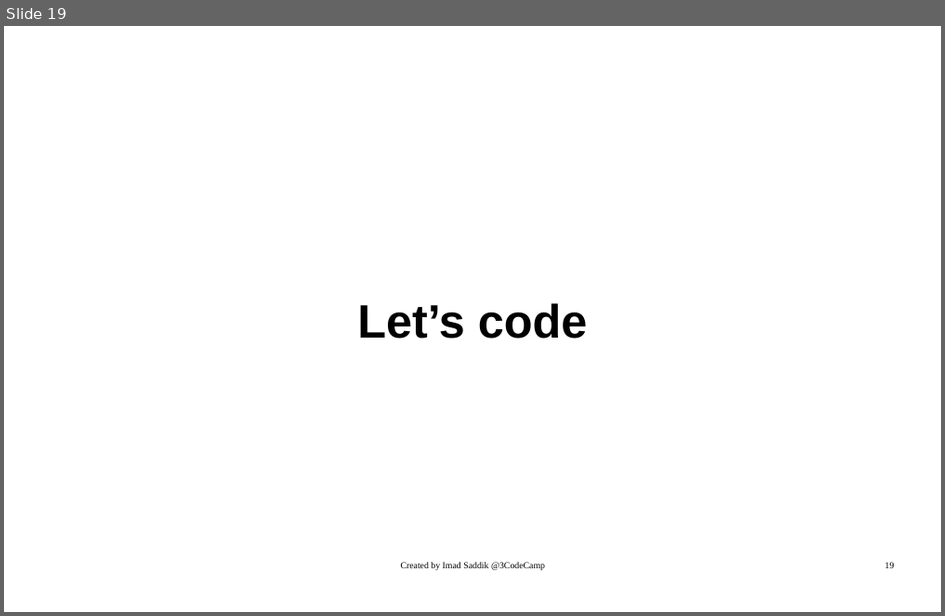
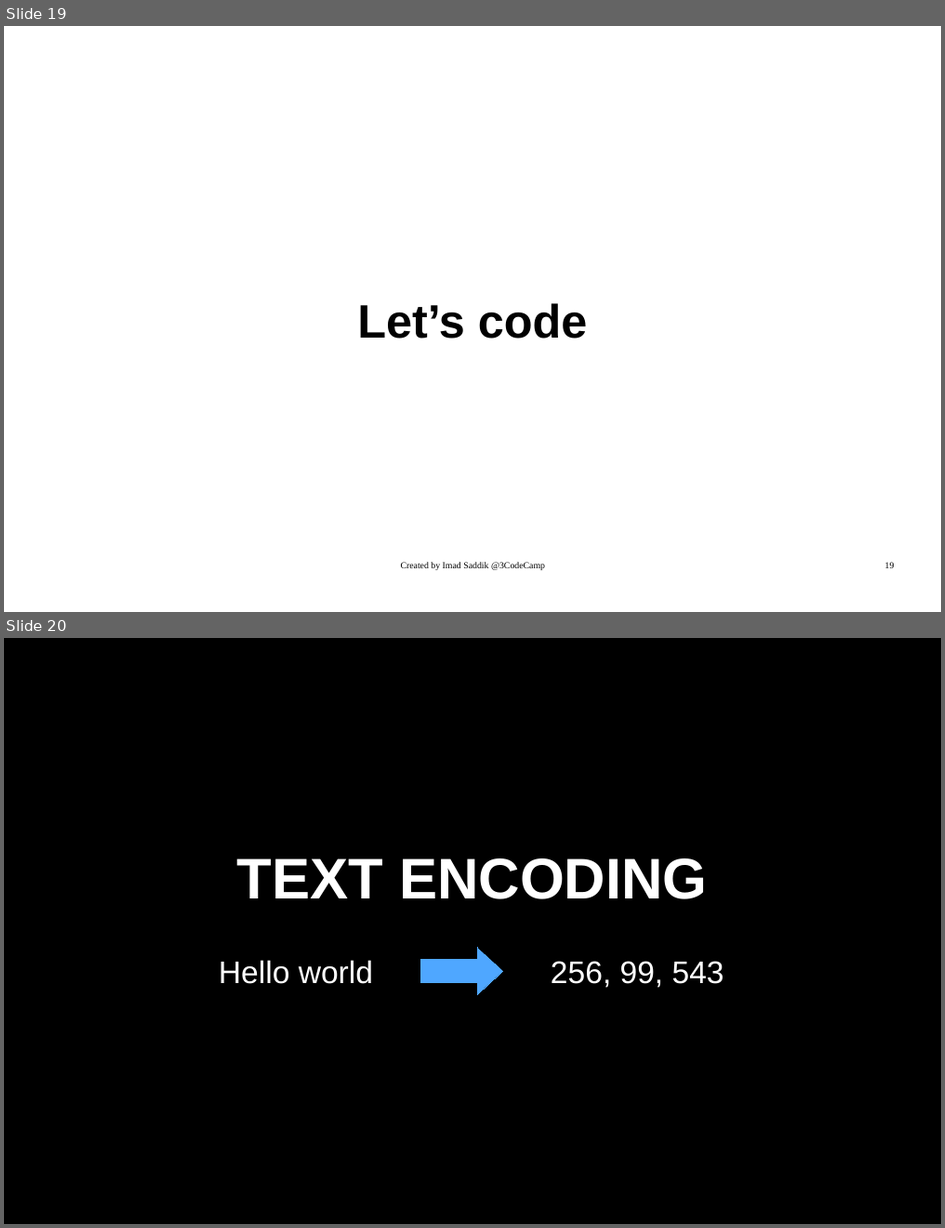
Before and after one commit to thEOneA/Personal_LLM_via_SFT_RLHF, a slide deck: Slides.odp. Shown one above the other, each under a label of ours: slide 19 before the commit, slides 19 and 20 after it. The pictures are 945x616 and 945x1228 pixels, drawn with LibreOffice and Linux fonts; fonts in the diff are those of the drawing. Boxes give left, top, right and bottom in pixels: in the first picture for what was removed or moved away, otherwise in the second. Text is boxed around its words. In the diff, an @@ line names an element or a change of style, - is before the commit and + after.

Commit message:
Added slides for text encoding

```diff
--- a/Slides.odp
+++ b/Slides.odp
@@ slide 20 added at [4, 638, 941, 1224], background #FFFFFF @@
@@ rectangle added at [4, 638, 941, 1224], fill #000000, outline #000000 0 pt @@
@@ text added at [237, 858, 708, 899], 88 pt, text #FFFFFF, bold @@
+TEXT ENCODING
@@ text added at [219, 960, 373, 984], 48 pt, text #FFFFFF @@
+Hello world
@@ right arrow added at [422, 948, 503, 994], fill #4FA7FF, outline #4FA7FF 0 pt @@
@@ text added at [551, 961, 725, 988], 48 pt, text #FFFFFF @@
+256, 99, 543
@@ rectangle added at [368, 1153, 906, 1201], fill #000000, outline #000000 0 pt @@
```
Also in this commit, not shown: 5 other slides added.
